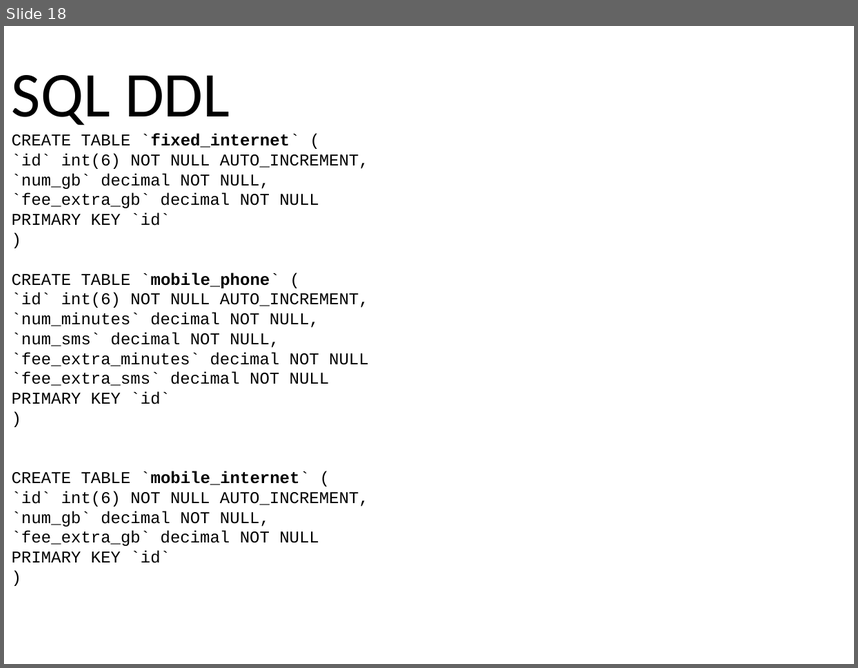
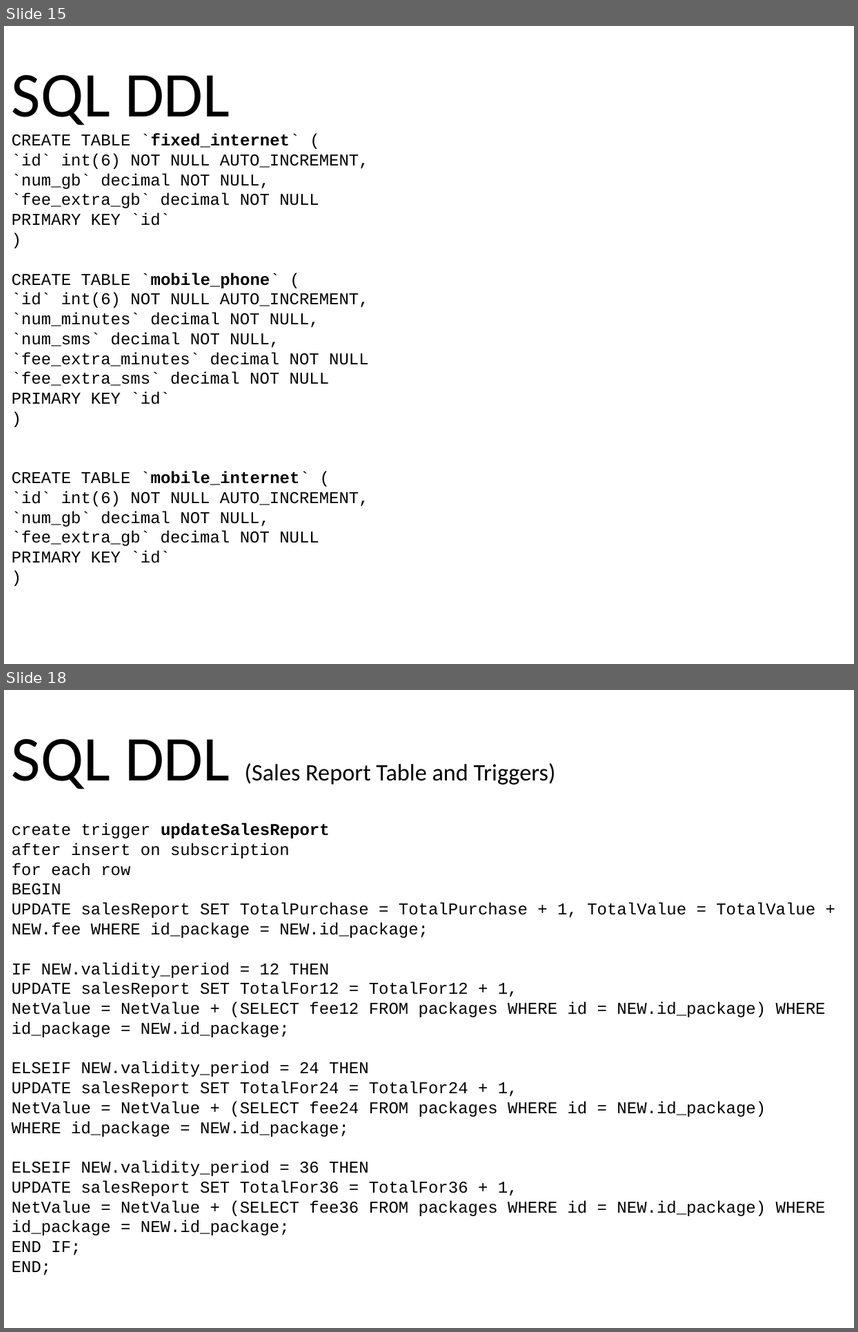
Before and after one commit to marcozetaa/TelcoService, a slide deck: UML/Presentation .pptx. Shown one above the other, each under a label of ours: slide 18 before the commit, slides 15 and 18 after it; the slides between them are not shown. The pictures are 858x668 and 858x1332 pixels, drawn with LibreOffice and Linux fonts; fonts in the diff are those of the drawing. Boxes give left, top, right and bottom in pixels: in the first picture for what was removed or moved away, otherwise in the second. Text is boxed around its words. In the diff, an @@ line names an element or a change of style, - is before the commit and + after.

Commit message:
Triggers and Tables fixed

```diff
--- a/UML/Presentation .pptx
+++ b/UML/Presentation .pptx
@@ slide 18 added at <box>4,690,854,1328</box>, background #FFFFFF @@
@@ text added at <box>12,739,826,1275</box>, 14 pt, text #000000 @@
+SQL DDL (Sales Report Table and Triggers)
+create trigger updateSalesReport
+after insert on subscription
+for each row
+BEGIN
+UPDATE salesReport SET TotalPurchase = TotalPurchase + 1, TotalValue = TotalValue + NEW.fee WHERE id_package = NEW.id_package;
+IF NEW.validity_period = 12 THEN
+UPDATE salesReport SET TotalFor12 = TotalFor12 + 1,
+NetValue = NetValue + (SELECT fee12 FROM packages WHERE id = NEW.id_package) WHERE id_package = NEW.id_package;
+ELSEIF NEW.validity_period = 24 THEN
+UPDATE salesReport SET TotalFor24 = TotalFor24 + 1,
+NetValue = NetValue + (SELECT fee24 FROM packages WHERE id = NEW.id_package)
+WHERE id_package = NEW.id_package;
+ELSEIF NEW.validity_period = 36 THEN
+UPDATE salesReport SET TotalFor36 = TotalFor36 + 1,
+NetValue = NetValue + (SELECT fee36 FROM packages WHERE id = NEW.id_package) WHERE id_package = NEW.id_package;
+END IF;
+END;
@@ what was slide 18 is now slide 15 @@
```
Also in this commit, not shown: 5 slides changed, 9 other slides added, 11 slides removed, 6 other files.
